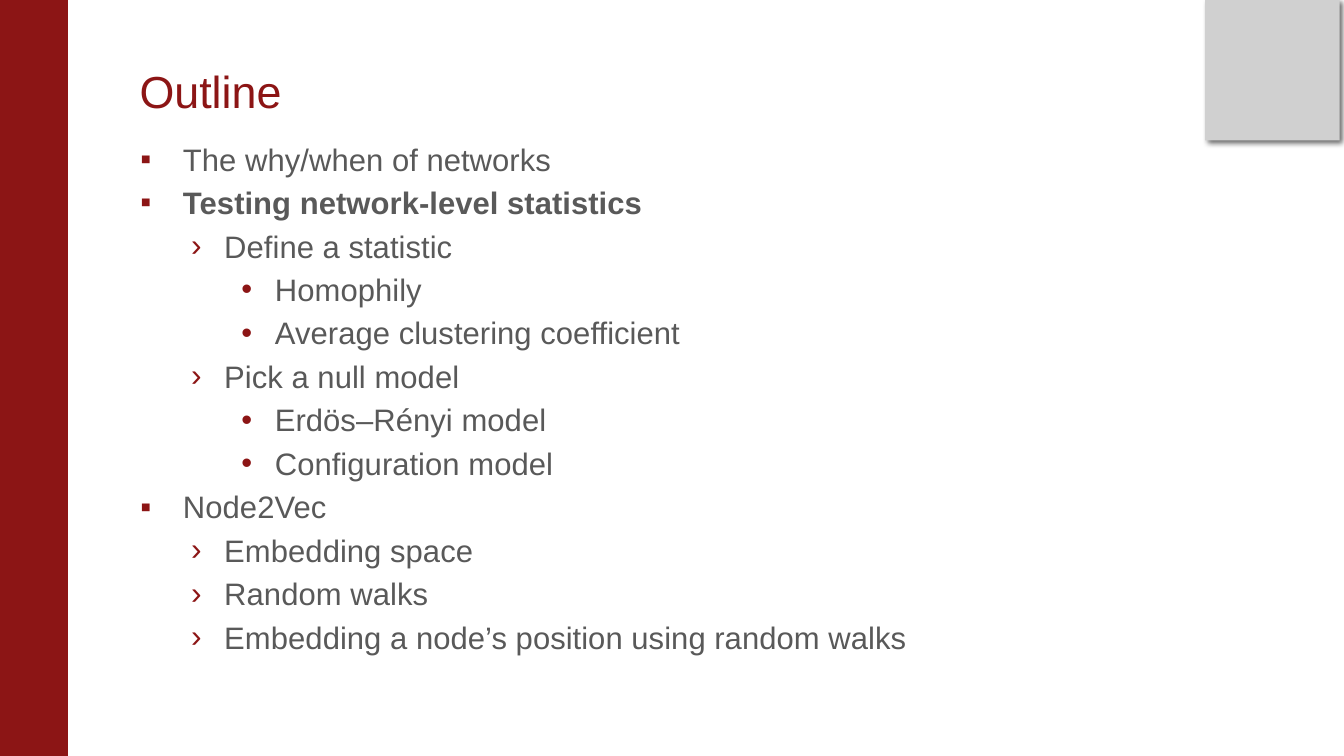
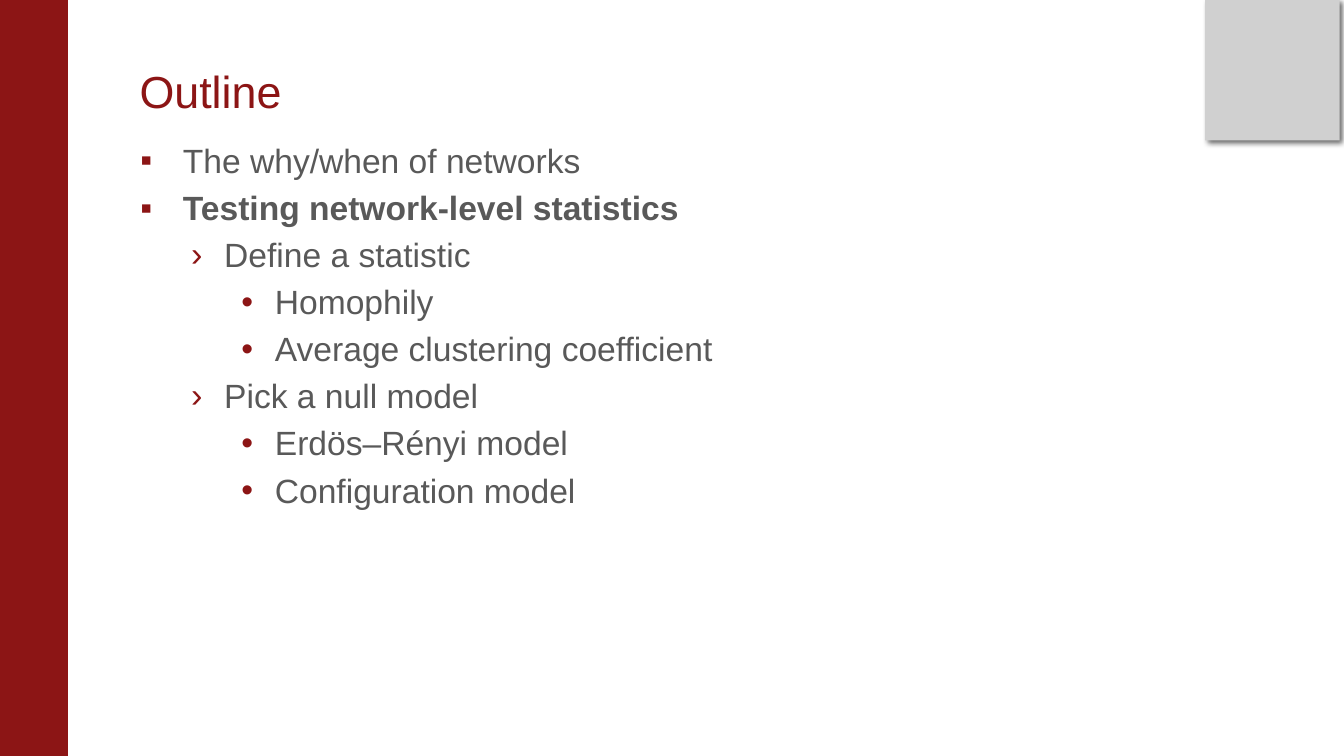
Before and after one commit to AustinVL/SICSS_2019_Flash_Talk, a slide deck: slide 6 of FlashTalk.pptx (slide 7 before the commit). Drawn at 1344x756 pixels with LibreOffice and Linux fonts; fonts in the diff are those of the drawing; grey boxes stand for pictures; background and template pictures are left out. Boxes give left, top, right and bottom in pixels: in the first picture for what was removed or moved away, otherwise in the second. Text is boxed around its words. In the diff, an @@ line names an element or a change of style, - is before the commit and + after.

```diff
--- a/FlashTalk.pptx
+++ b/FlashTalk.pptx
@@ text "The why/when of networks" at (183,148,713,509): size 16.6 to 18 pt @@
@@ text at (183,495,906,655): paragraphs removed @@
-  ▪ Node2Vec
-    › Embedding space
-    › Random walks
-    › Embedding a node’s position using random walks
```
Also in this commit, not shown: 5 other slides changed, 2 slides added, 1 other file.
